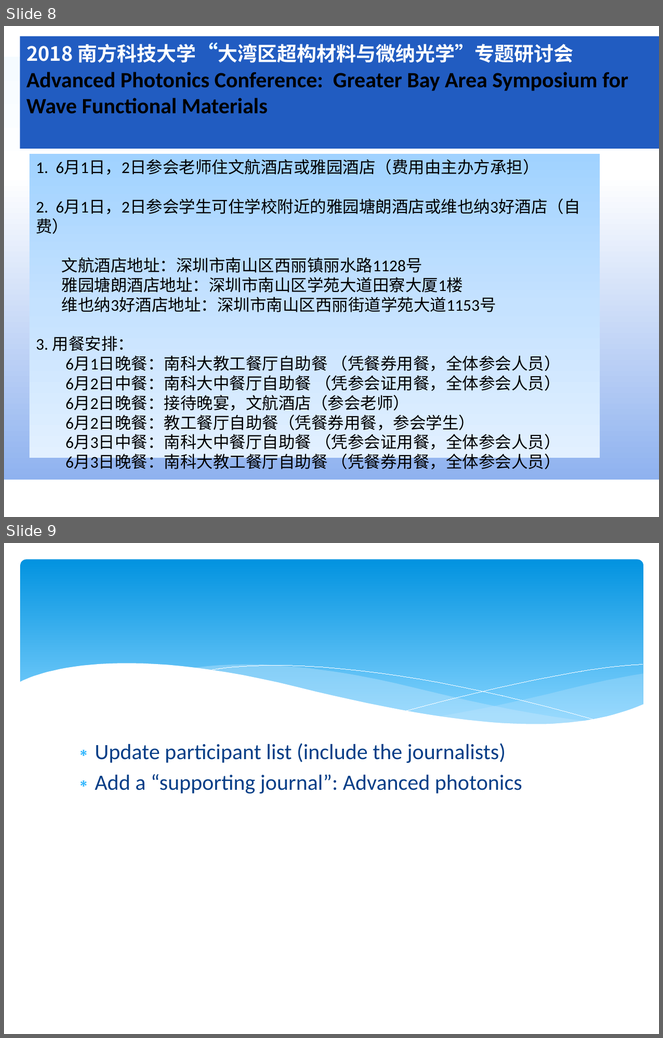
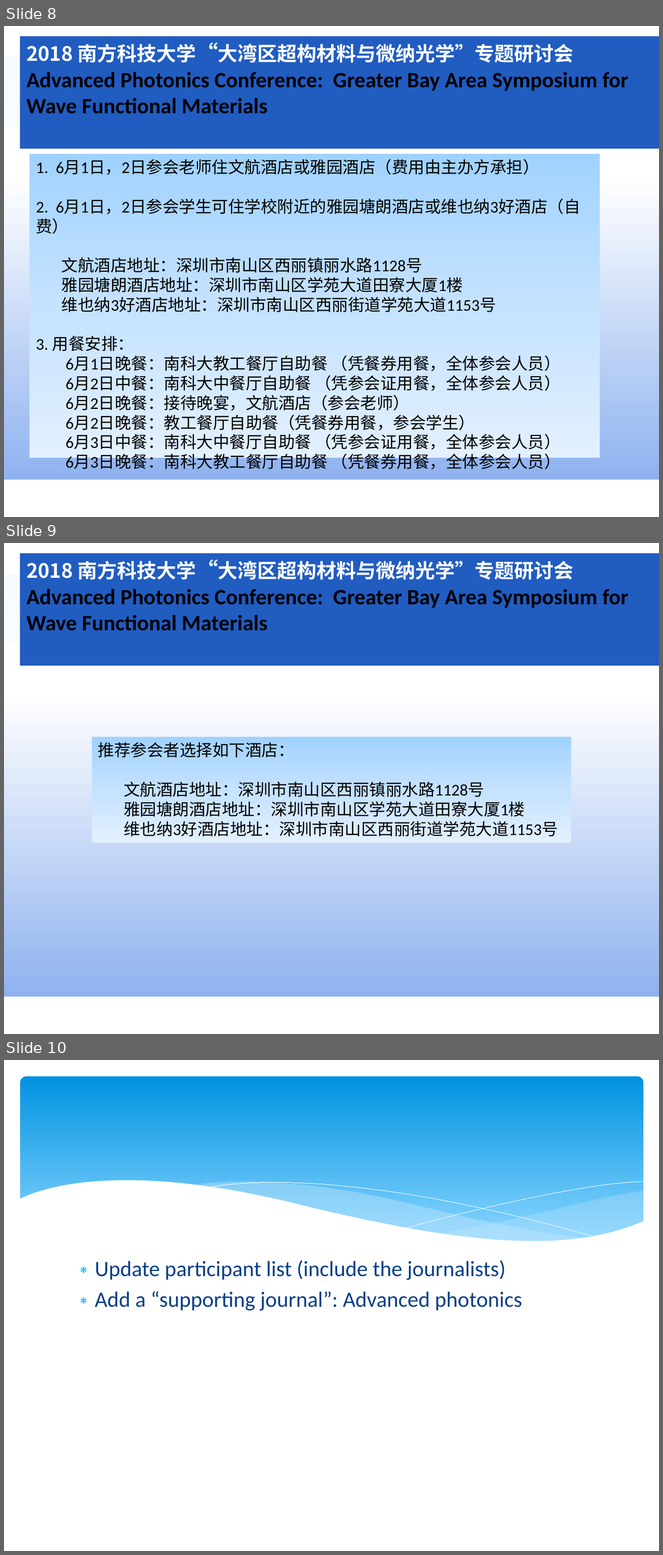
Before and after one commit to gbaswfm/gbaswfm.github.io, a slide deck: text/0528大湾区超构材料与微纳光学研讨会-YX.pptx. Shown one above the other, each under a label of ours: slides 8 and 9 before the commit, slides 8, 9 and 10 after it. The pictures are 663x1038 and 663x1555 pixels, drawn with LibreOffice and Linux fonts; fonts in the diff are those of the drawing. Boxes give left, top, right and bottom in pixels: in the first picture for what was removed or moved away, otherwise in the second. Text is boxed around its words. In the diff, an @@ line names an element or a change of style, - is before the commit and + after.

```diff
--- a/text/0528大湾区超构材料与微纳光学研讨会-YX.pptx
+++ b/text/0528大湾区超构材料与微纳光学研讨会-YX.pptx
@@ slide 9 added at [4, 543, 659, 1034], background #FFFFFF; not listed: 6 template elements that a slide beside it also shows @@
@@ rectangle added at [20, 553, 659, 666], fill #215CC1, 24 pt, text #000000, bold @@
+2018 南方科技大学“大湾区超构材料与微纳光学”专题研讨会
+Advanced Photonics Conference: Greater Bay Area Symposium for Wave Functional Materials
@@ rectangle added at [4, 574, 659, 997], fill gradient #F5FBFF to #FFFFFF to #8FB2EF @@
@@ rectangle added at [92, 737, 571, 843], fill gradient #A1D3FF to #C6E2FF to #E3F0FF, 18 pt, text #000000 @@
+推荐参会者选择如下酒店：
+文航酒店地址：深圳市南山区西丽镇丽水路1128号
+雅园塘朗酒店地址：深圳市南山区学苑大道田寮大厦1楼
+维也纳3好酒店地址：深圳市南山区西丽街道学苑大道1153号
@@ what was slide 9 is now slide 10 @@
```
Also in this commit, not shown: 2 other files.
